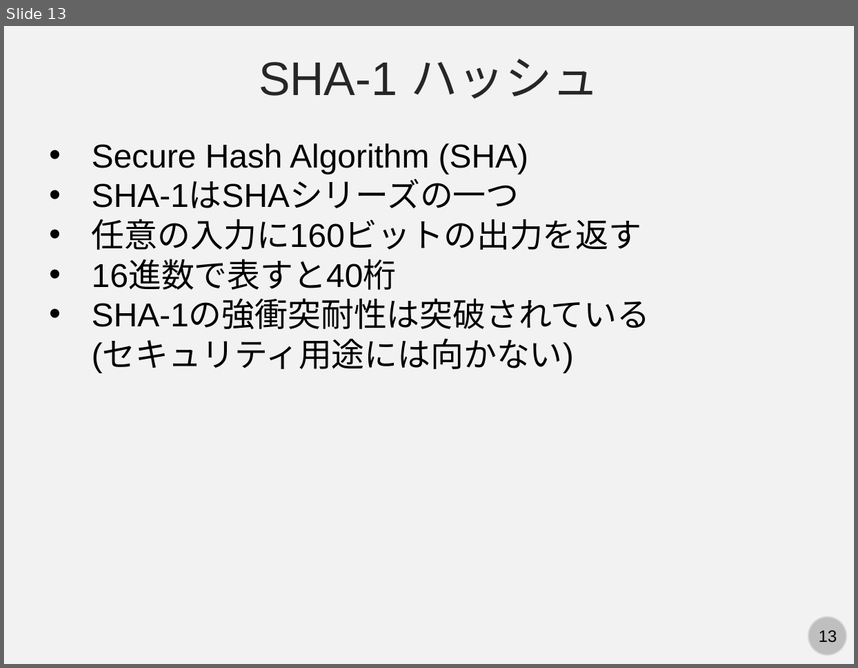
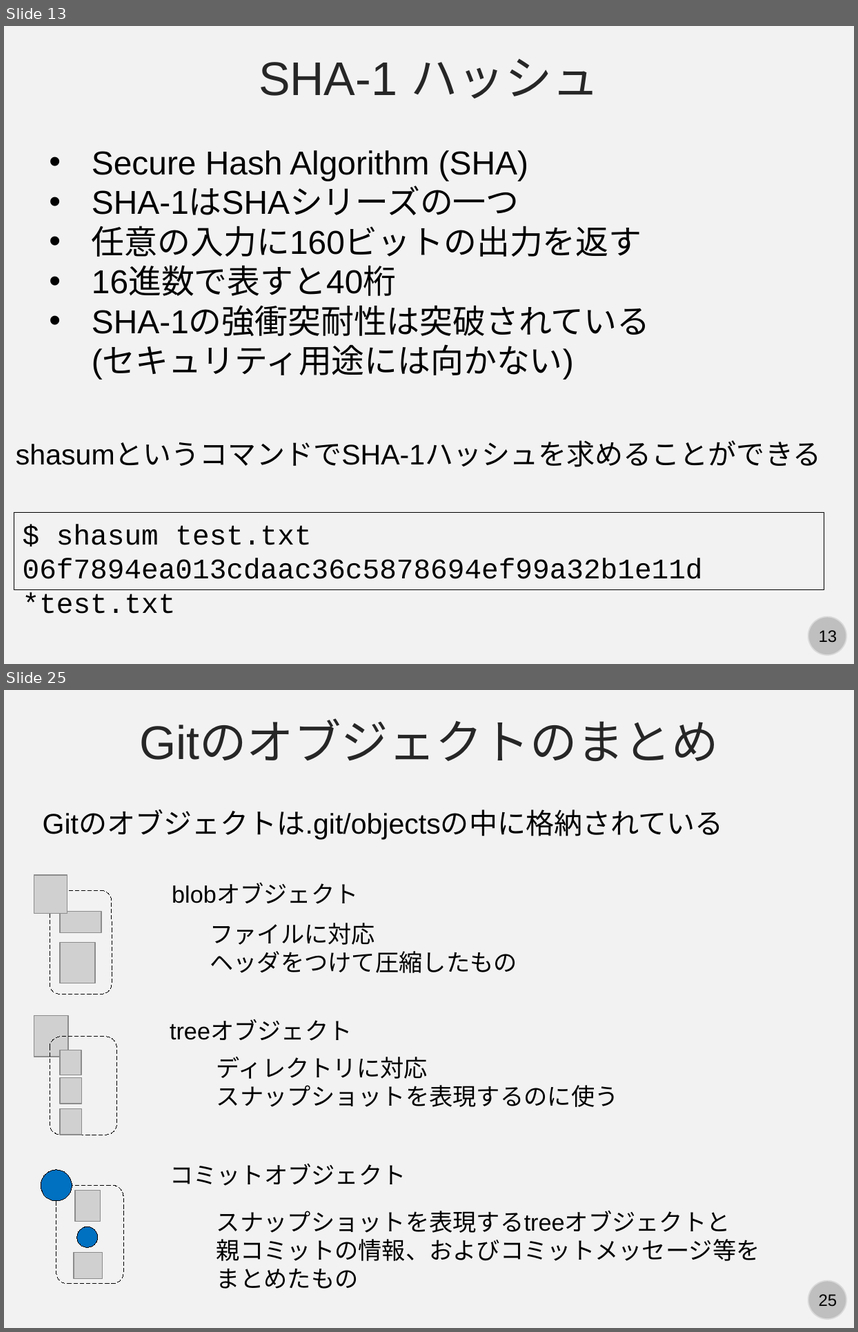
Before and after one commit to kaityo256/github, a slide deck: internals/fig/slide.pptx. Shown one above the other, each under a label of ours: slide 13 before the commit, slides 13 and 25 after it; the slides between them are not shown. The pictures are 858x668 and 858x1332 pixels, drawn with LibreOffice and Linux fonts; fonts in the diff are those of the drawing; grey boxes stand for pictures. Boxes give left, top, right and bottom in pixels: in the first picture for what was removed or moved away, otherwise in the second. Text is boxed around its words. In the diff, an @@ line names an element or a change of style, - is before the commit and + after.

Commit message:
Gitの中身のスライド完成

```diff
--- a/internals/fig/slide.pptx
+++ b/internals/fig/slide.pptx
@@ slide 25 added at [4, 690, 854, 1328], background #F2F2F2; not listed: 2 template elements that a slide beside it also shows @@
@@ text added at [139, 721, 719, 761], 40 pt, text #262626 @@
+Gitのオブジェクトのまとめ
@@ text added at [43, 811, 724, 839], 24 pt, text #000000 @@
+Gitのオブジェクトは.git/objectsの中に格納されている
@@ group added at [34, 876, 112, 994]: 3 pictures, 1 rounded rectangle @@
@@ text added at [172, 883, 358, 904], 20 pt, text #000000 @@
+blobオブジェクト
@@ text added at [210, 923, 517, 973], 20 pt, text #000000 @@
+ファイルに対応
+ヘッダをつけて圧縮したもの
@@ text added at [170, 1021, 352, 1041], 20 pt, text #000000 @@
+treeオブジェクト
@@ text added at [217, 1056, 619, 1107], 20 pt, text #000000 @@
+ディレクトリに対応
+スナップショットを表現するのに使う
@@ group added at [34, 1016, 117, 1134]: 4 pictures, 1 rounded rectangle @@
@@ text added at [170, 1163, 406, 1185], 20 pt, text #000000 @@
+コミットオブジェクト
@@ group added at [41, 1170, 124, 1283]: 2 ellipses, 2 pictures, 1 rounded rectangle @@
@@ text added at [217, 1210, 760, 1288], 20 pt, text #000000 @@
+スナップショットを表現するtreeオブジェクトと
+親コミットの情報、およびコミットメッセージ等を
+まとめたもの
@@ slide 13 changed as well @@
@@ text "Secure Hash Algorithm (SHA)": place and size @@
-text "Secure Hash Algorithm (SHA)" at [92, 143, 650, 372]
+text "Secure Hash Algorithm (SHA)" at [92, 150, 650, 379]
@@ text added at [16, 441, 821, 467], 24 pt, text #000000 @@
+shasumというコマンドでSHA-1ハッシュを求めることができる
@@ rectangle added at [14, 512, 824, 590], outline #000000 0.75 pt, 24 pt, text #000000 @@
+$ shasum test.txt
+06f7894ea013cdaac36c5878694ef99a32b1e11d *test.txt
```
Also in this commit, not shown: 23 other slides added, 4 other files.
